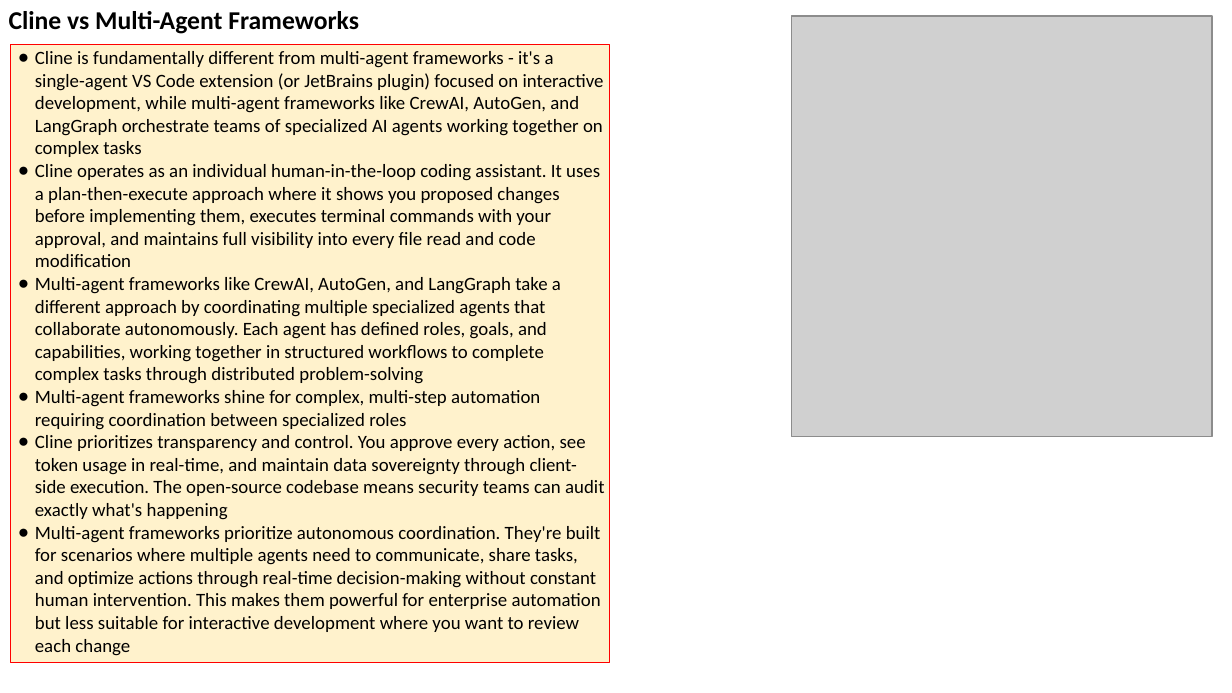
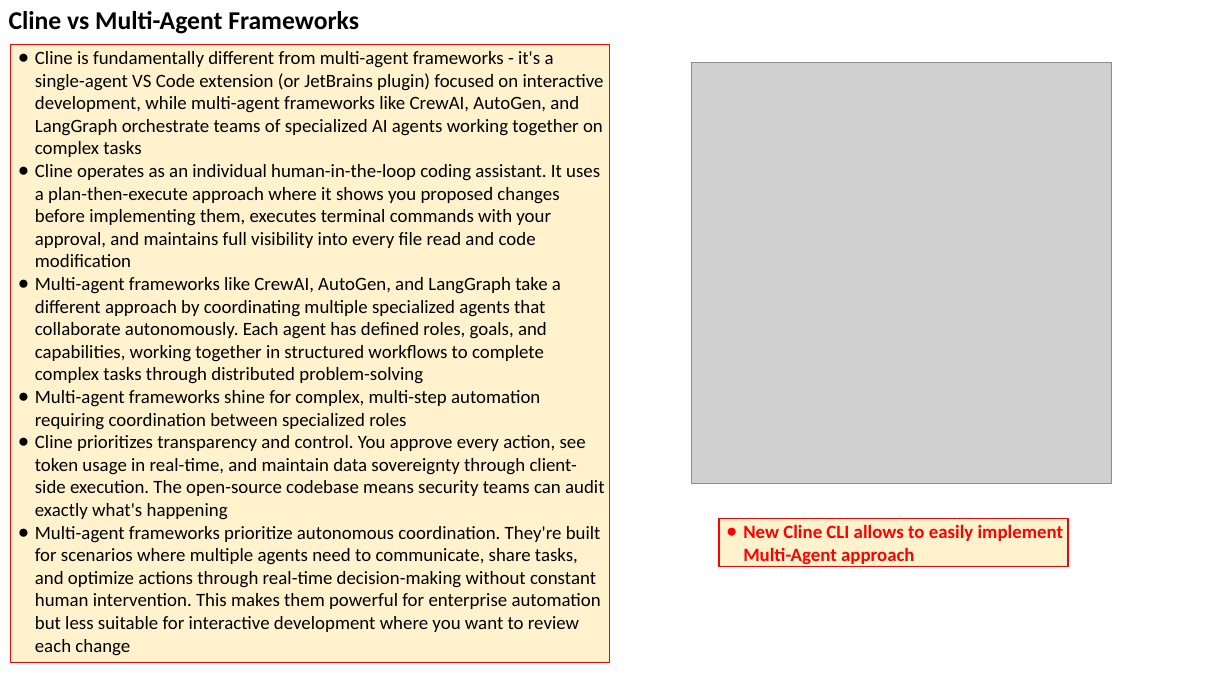
Before and after one commit to lselector/seminar, a slide deck: slide 10 of 2025/2025-10-17-AI-Updates.pptx. Drawn at 1232x693 pixels with LibreOffice and Linux fonts; fonts in the diff are those of the drawing; grey boxes stand for pictures. Boxes give left, top, right and bottom in pixels: in the first picture for what was removed or moved away, otherwise in the second. Text is boxed around its words. In the diff, an @@ line names an element or a change of style, - is before the commit and + after.

```diff
--- a/2025/2025-10-17-AI-Updates.pptx
+++ b/2025/2025-10-17-AI-Updates.pptx
@@ picture moved from (x1=792, y1=16, x2=1212, y2=436) to (x1=691, y1=63, x2=1111, y2=483) @@
@@ rectangle added at (x1=719, y1=519, x2=1068, y2=567), fill #FFF2CC, outline #FF0000 0.75 pt, 11 pt, text #FF0000, bold @@
+● New Cline CLI allows to easily implement Multi-Agent approach
```
Also in this commit, not shown: 6 other slides changed.
